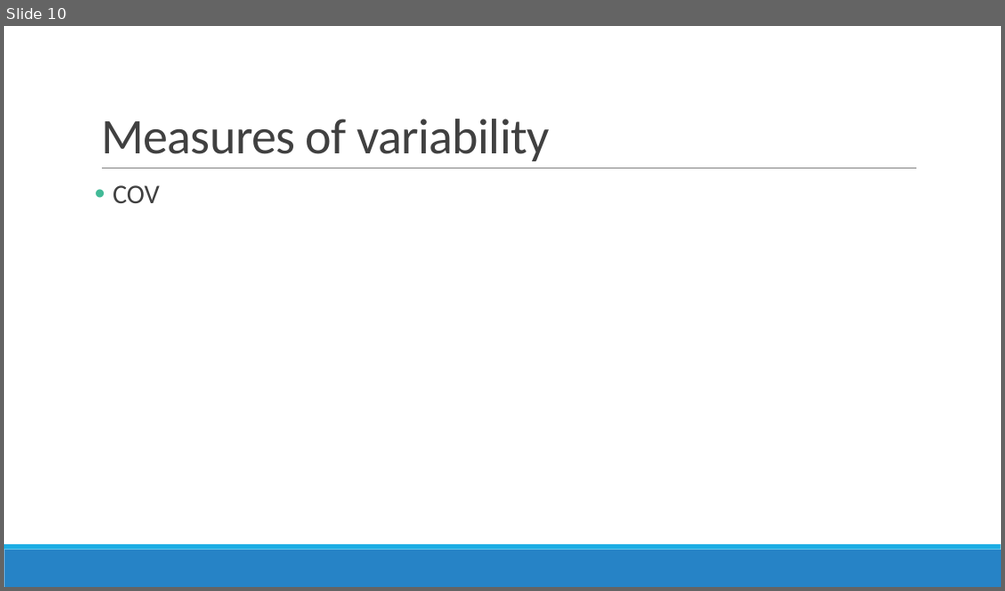
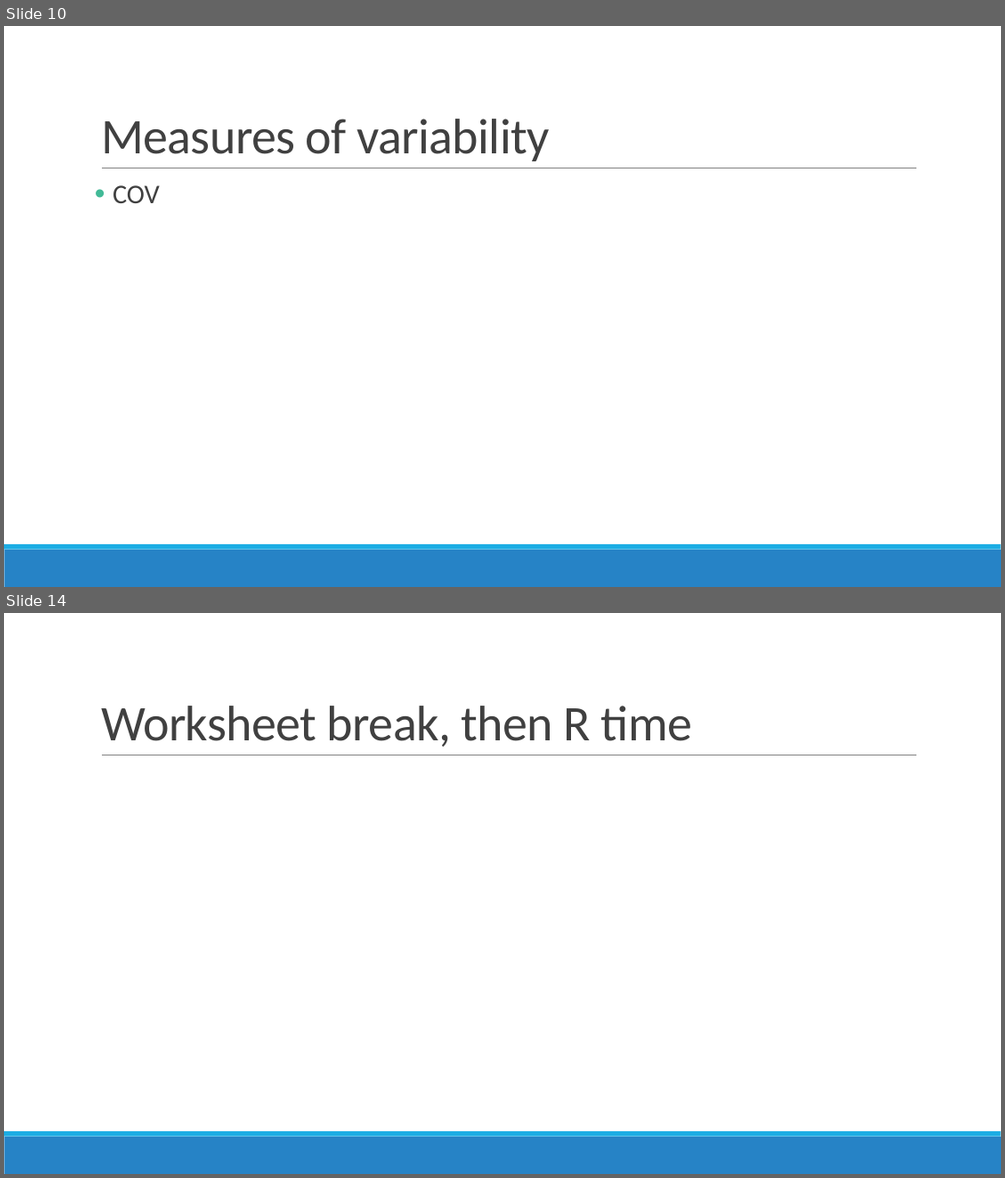
Before and after one commit to sjspielman/bio5312_fall2017, a slide deck: slides/intro.pptx. Shown one above the other, each under a label of ours: slide 10 before the commit, slides 10 and 14 after it; the slides between them are not shown. The pictures are 1005x591 and 1005x1178 pixels, drawn with LibreOffice and Linux fonts; fonts in the diff are those of the drawing. Boxes give left, top, right and bottom in pixels: in the first picture for what was removed or moved away, otherwise in the second. Text is boxed around its words. In the diff, an @@ line names an element or a change of style, - is before the commit and + after.

```diff
--- a/slides/intro.pptx
+++ b/slides/intro.pptx
@@ slide 14 added at box(4, 613, 1001, 1174), background #FFFFFF; not listed: 3 template elements that a slide beside it also shows @@
@@ title added at box(101, 706, 692, 747), 48 pt, text #404040 @@
+Worksheet break, then R time
```
Also in this commit, not shown: 4 slides changed, 2 other slides added.
